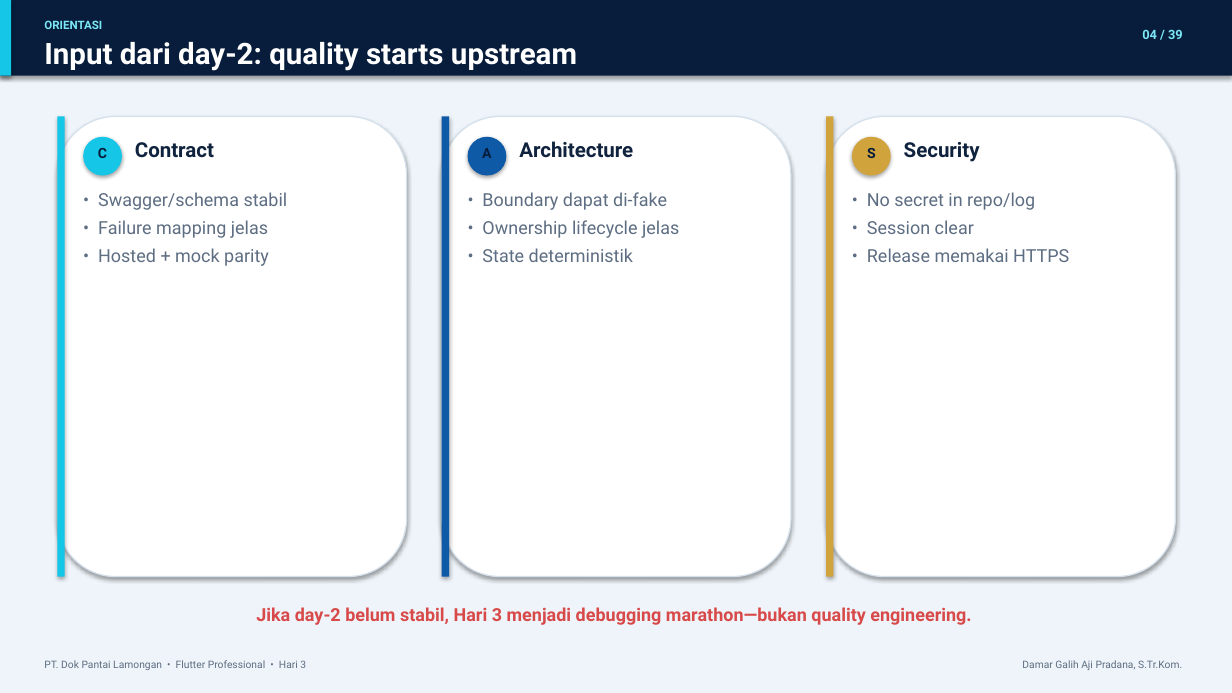
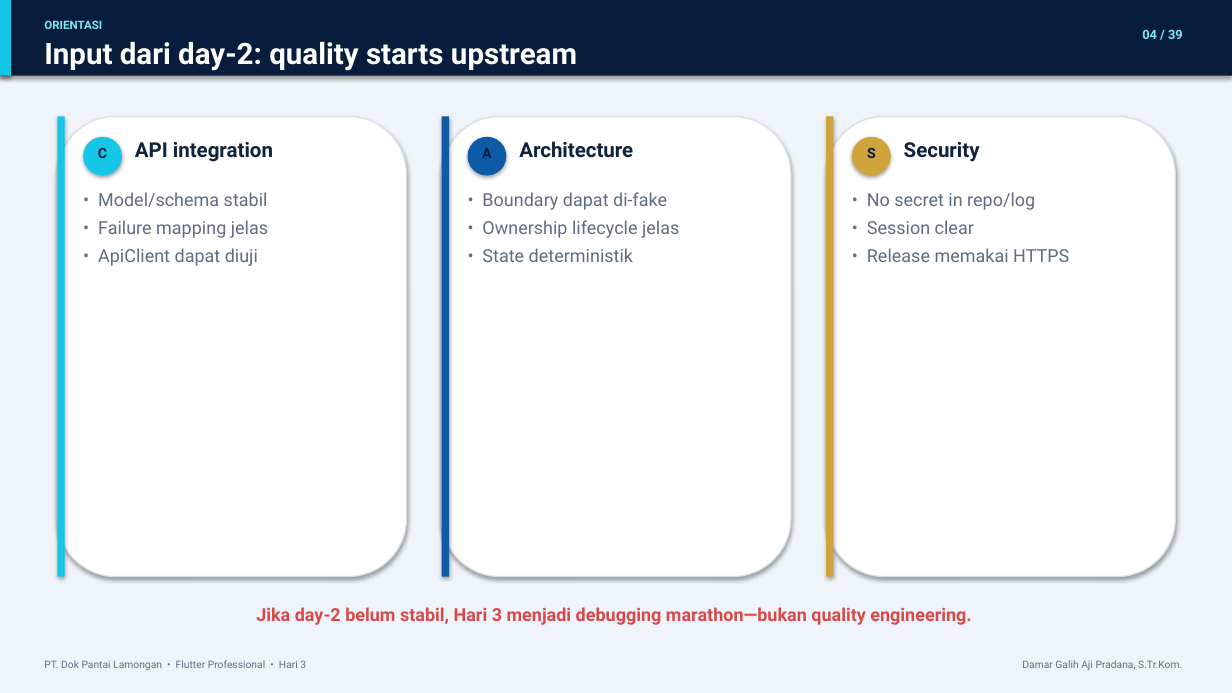
Before and after one commit to D4marp/Inspection-APi, a slide deck: slide 4 of Hari_3_Flutter_Professional.pptx. Drawn at 1232x693 pixels with LibreOffice and Linux fonts; fonts in the diff are those of the drawing. Boxes give left, top, right and bottom in pixels: in the first picture for what was removed or moved away, otherwise in the second. Text is boxed around its words. In the diff, an @@ line names an element or a change of style, - is before the commit and + after.

```diff
--- a/Hari_3_Flutter_Professional.pptx
+++ b/Hari_3_Flutter_Professional.pptx
@@ text at bbox=[135, 142, 273, 162]: text changed @@
-Contract
+API integration
@@ text at bbox=[98, 192, 268, 207]: text changed @@
-• Swagger/schema stabil
+• Model/schema stabil
@@ text at bbox=[98, 248, 258, 266]: text changed @@
-• Hosted + mock parity
+• ApiClient dapat diuji
```
Also in this commit, not shown: 2 other slides changed, 14 other files.
